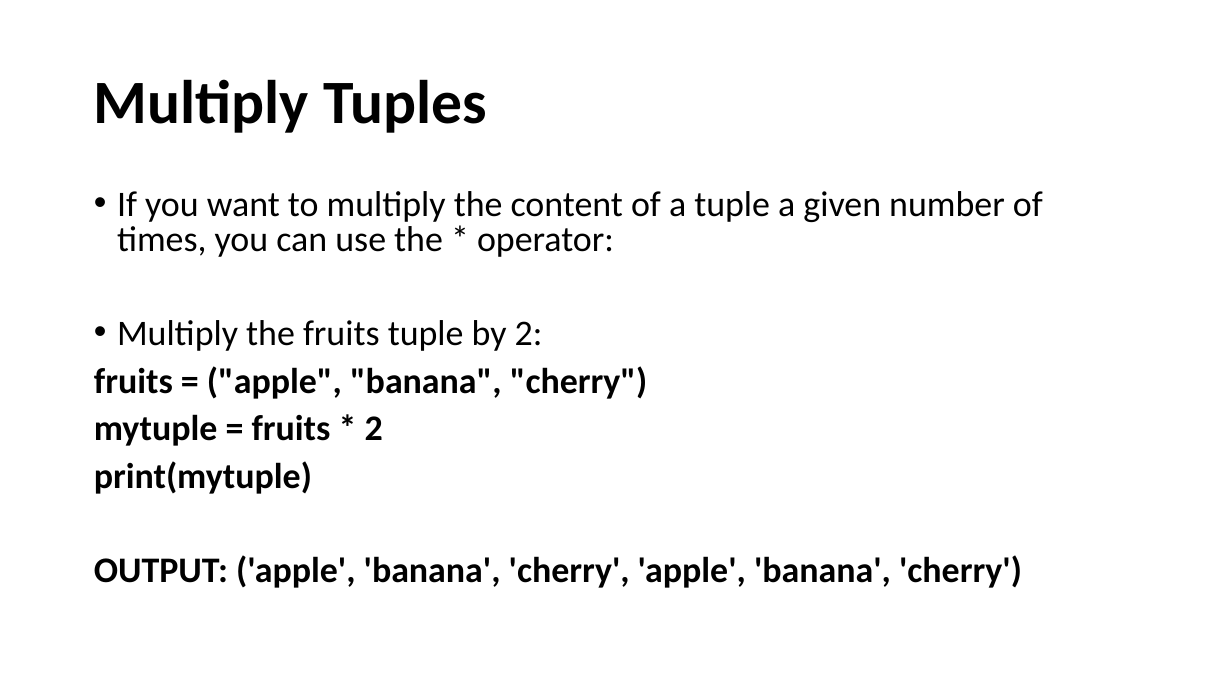
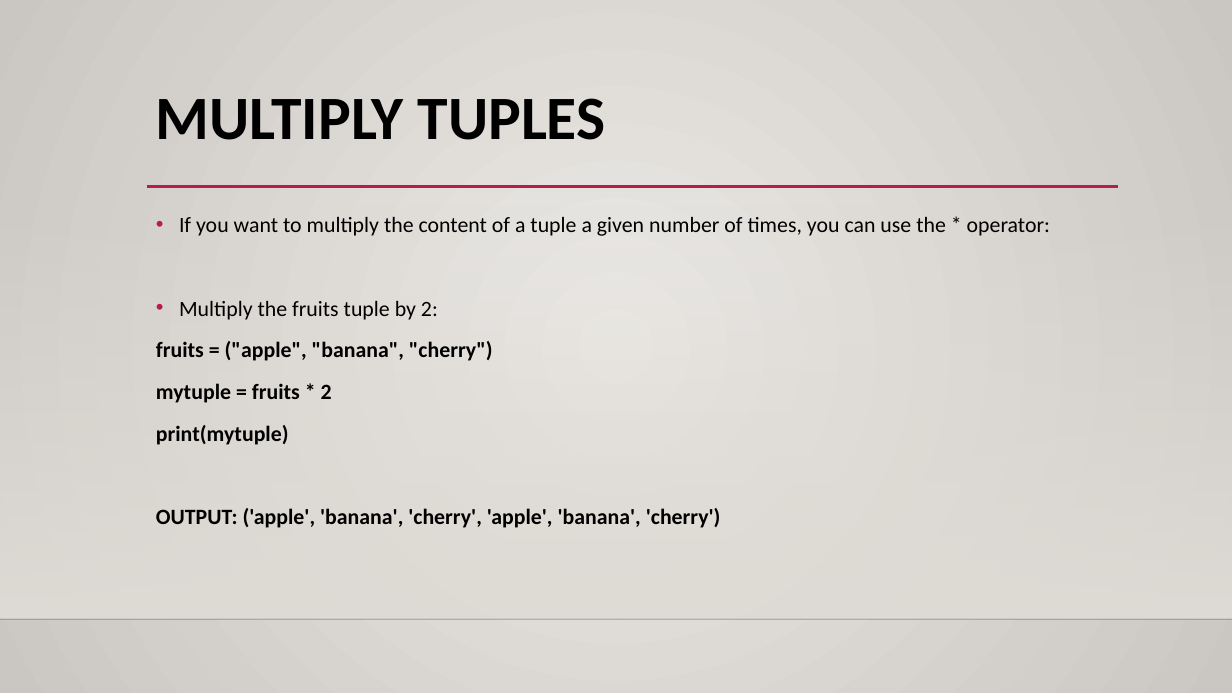
Before and after one commit to Gurpal-saghi-9/Python, a slide deck: slide 29 of PDF's Images/Python Tuples.pptx. Drawn at 1232x693 pixels with LibreOffice and Linux fonts; fonts in the diff are those of the drawing; background and template pictures are left out. Boxes give left, top, right and bottom in pixels: in the first picture for what was removed or moved away, otherwise in the second. Text is boxed around its words. In the diff, an @@ line names an element or a change of style, - is before the commit and + after.

```diff
--- a/PDF's Images/Python Tuples.pptx
+++ b/PDF's Images/Python Tuples.pptx
@@ background #FFFFFF to gradient #ECEAE7 to #CAC7C1 @@
@@ title "MULTIPLY TUPLES" at bbox=[156, 98, 606, 140]: vertical alignment middle to top @@
@@ title at bbox=[156, 98, 606, 140]: text changed @@
-Multiply Tuples
+MULTIPLY TUPLES
@@ rectangle added at bbox=[0, 204, 1232, 619], fill gradient #DFDBD5 @@
@@ text "If you want to multiply ...": place and size @@
-text "If you want to multiply ..." at bbox=[94, 191, 1043, 588]
+text "If you want to multiply ..." at bbox=[156, 217, 1050, 528]
@@ text "If you want to multiply ..." at bbox=[156, 217, 1050, 528]: size 28 to 17 pt; line spacing 0.8 to 1.1 @@
@@ line added from (147, 187) to (1118, 187), #B71E42 2.5 pt @@
@@ line added from (0, 619) to (1232, 619), #000001 1 pt @@
```
Also in this commit, not shown: 31 other slides changed, 3 other files.
